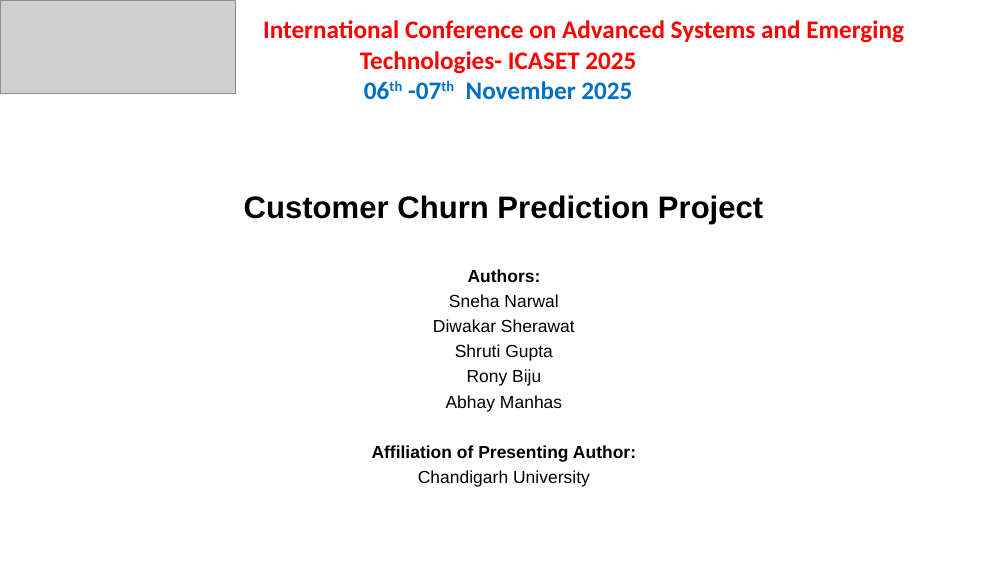
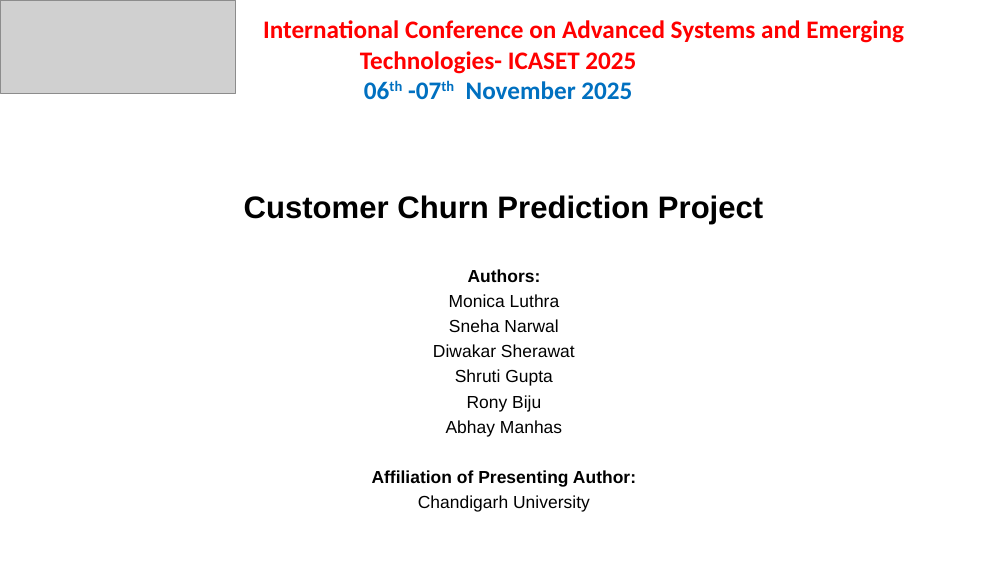
Before and after one commit to diwakarsherawat/Churn_Prediction_Project, a slide deck: slide 1 of Customer Churn Prediction Project_ICASET.pptx. Drawn at 1008x567 pixels with LibreOffice and Linux fonts; fonts in the diff are those of the drawing; grey boxes stand for pictures. Boxes give left, top, right and bottom in pixels: in the first picture for what was removed or moved away, otherwise in the second. Text is boxed around its words. In the diff, an @@ line names an element or a change of style, - is before the commit and + after.

```diff
--- a/Customer Churn Prediction Project_ICASET.pptx
+++ b/Customer Churn Prediction Project_ICASET.pptx
@@ subtitle at <box>449,294,560,307</box>: paragraph added @@
+Monica Luthra
```
Also in this commit, not shown: 7 other slides changed.
